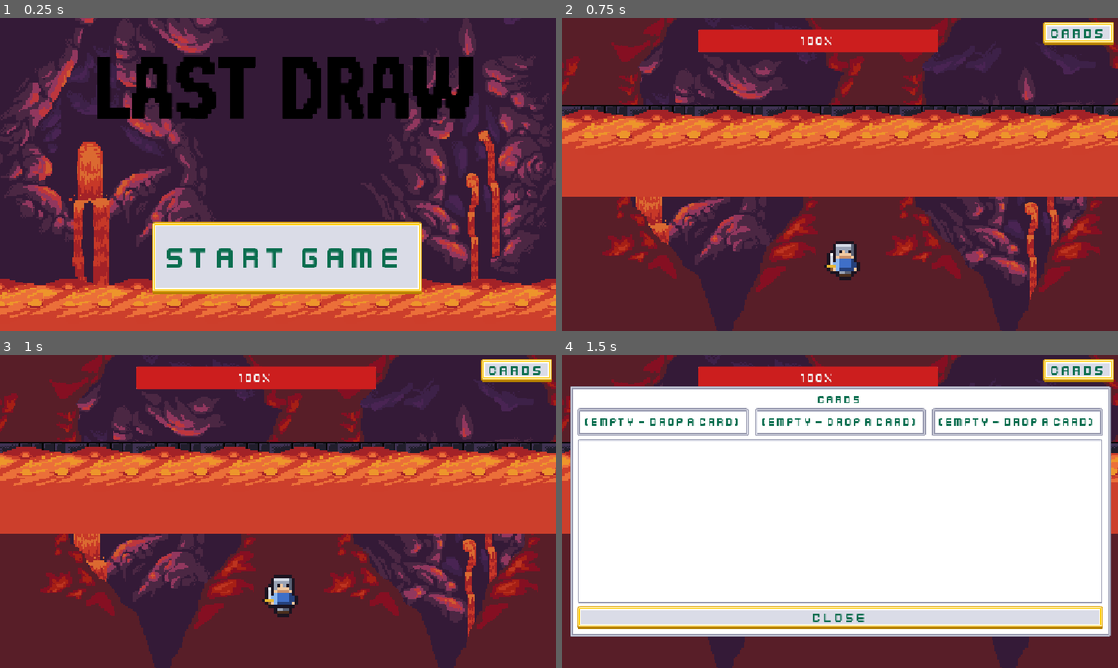
Above: before the commit, frames 1-4 (two rows, left to right).
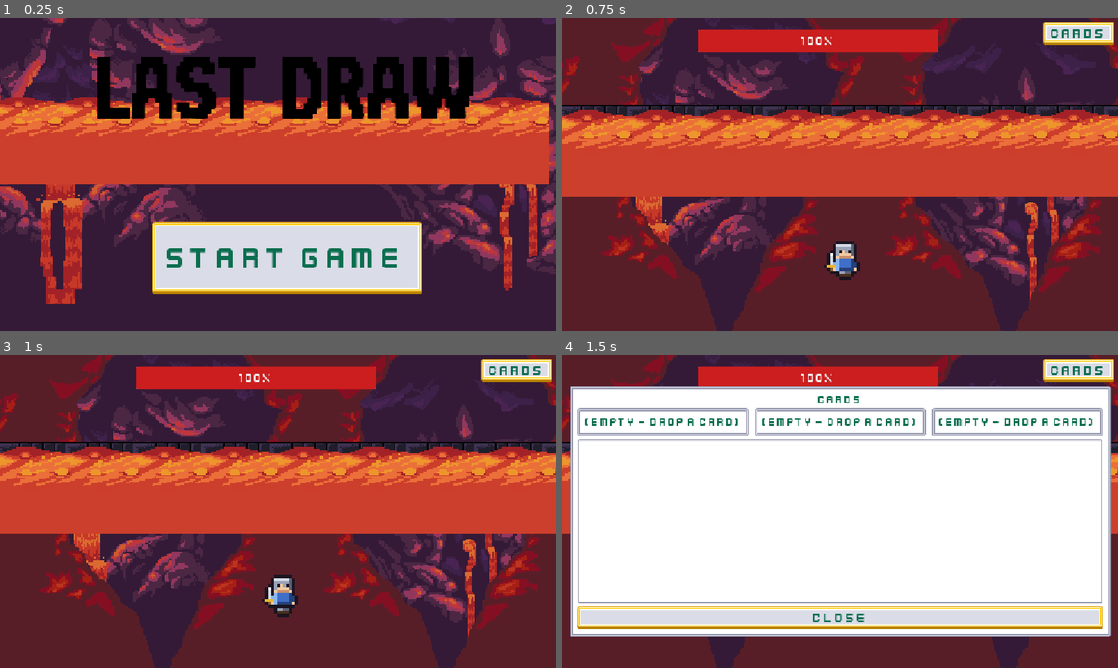
Above: after the commit, the same moments.

Repository: BillNyeFan123-creator/rebound
Game: Godot game, scene res://start_screen.tscn
The game is run twice, just before and just after one commit, with the same random seed, the same clock (stepped at 60 frames per second) and the same inputs.
Inputs:
- Up to frame 1 (0.25 s): no input
- Up to frame 2 (0.75 s): click "Start Game" at 0.5 s
- Up to frame 3 (1 s): no input
- Up to frame 4 (1.5 s): click "Cards" at 1.25 s

The runs differ from the first frame. In frame 1, 47% of the frame differs, in the area x 0-100%, y 0-100%; in frame 2, nothing differs; in frame 3, nothing differs; in frame 4, nothing differs.

Commit message:
Fix VFX crash, split music tracks (menu/gameplay), lower volume, fix start screen layout

Diff:
--- a/Level.tscn
+++ b/Level.tscn
@@ -73,6 +73,7 @@
 
 [node name="bgmusic" type="AudioStreamPlayer" parent="." unique_id=462253595]
 stream = ExtResource("4_wkftn")
+volume_db = -12.0
 autoplay = true
 
 [node name="CardsUI" parent="." unique_id=1448123890 instance=ExtResource("3_cardsui")]
--- a/scripts/arena/Vfx.gd
+++ b/scripts/arena/Vfx.gd
@@ -7,7 +7,6 @@
 static func spawn(parent: Node, sheet: Texture2D, h_frames: int, v_frames: int,
 		frame_count: int, fps: float, pos: Vector2, fx_scale := 1.0) -> void:
 	var sprite := Vfx.new()
-	sprite.texture = sheet
 	sprite.hframes = h_frames
 	sprite.vframes = v_frames
 
--- a/start_screen.tscn
+++ b/start_screen.tscn
@@ -5,6 +5,7 @@
 [ext_resource type="Texture2D" uid="uid://sdg2bp2tcw2i" path="res://assets/GameUI/Title/title(1).png" id="3_afy8x"]
 [ext_resource type="Texture2D" uid="uid://covjq5dkg8058" path="res://assets/Backgrounds/Lava/background.png" id="4_lavabg"]
 [ext_resource type="Texture2D" uid="uid://mijwfcrkyma8" path="res://assets/Backgrounds/Lava/lava-tile.png" id="5_lava"]
+[ext_resource type="AudioStream" uid="uid://dn7g5hmpviwno" path="res://assets/Sounds/bgmusic(2).wav" id="6_menu"]
 
 [sub_resource type="GDScript" id="GDScript_pevhg"]
 script/source = "extends Control
@@ -41,17 +42,22 @@
 offset_right = 1223.0
 offset_bottom = 725.0
 texture = ExtResource("4_lavabg")
+stretch_mode = 6
 
 [node name="LavaFloor" type="TextureRect" parent="." unique_id=1005674394]
 texture_repeat = 2
 layout_mode = 0
-offset_left = -41.0
-offset_top = 567.0
-offset_right = 373.0
-offset_bottom = 627.0
+offset_top = 190.0
+offset_right = 384.0
+offset_bottom = 250.0
 scale = Vector2(3, 3)
 texture = ExtResource("5_lava")
 stretch_mode = 1
+
+[node name="MenuMusic" type="AudioStreamPlayer" parent="."]
+stream = ExtResource("6_menu")
+volume_db = -12.0
+autoplay = true
 
 [node name="Button" type="Button" parent="." unique_id=1389527646]
 layout_mode = 1
